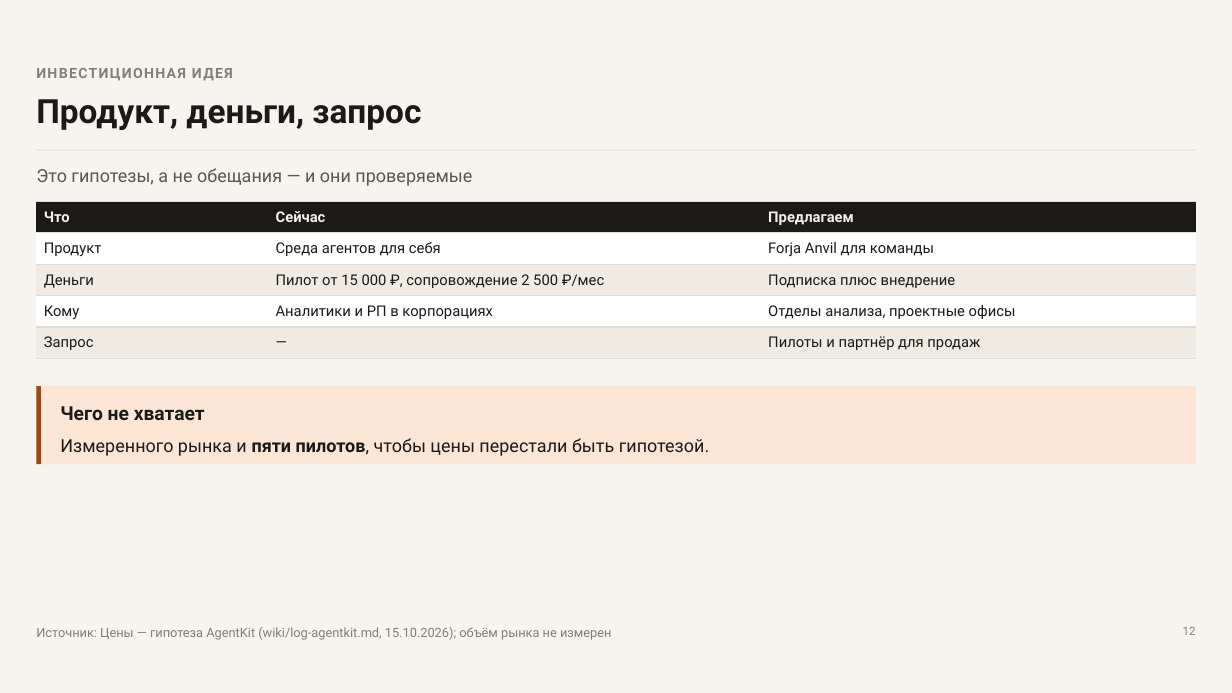
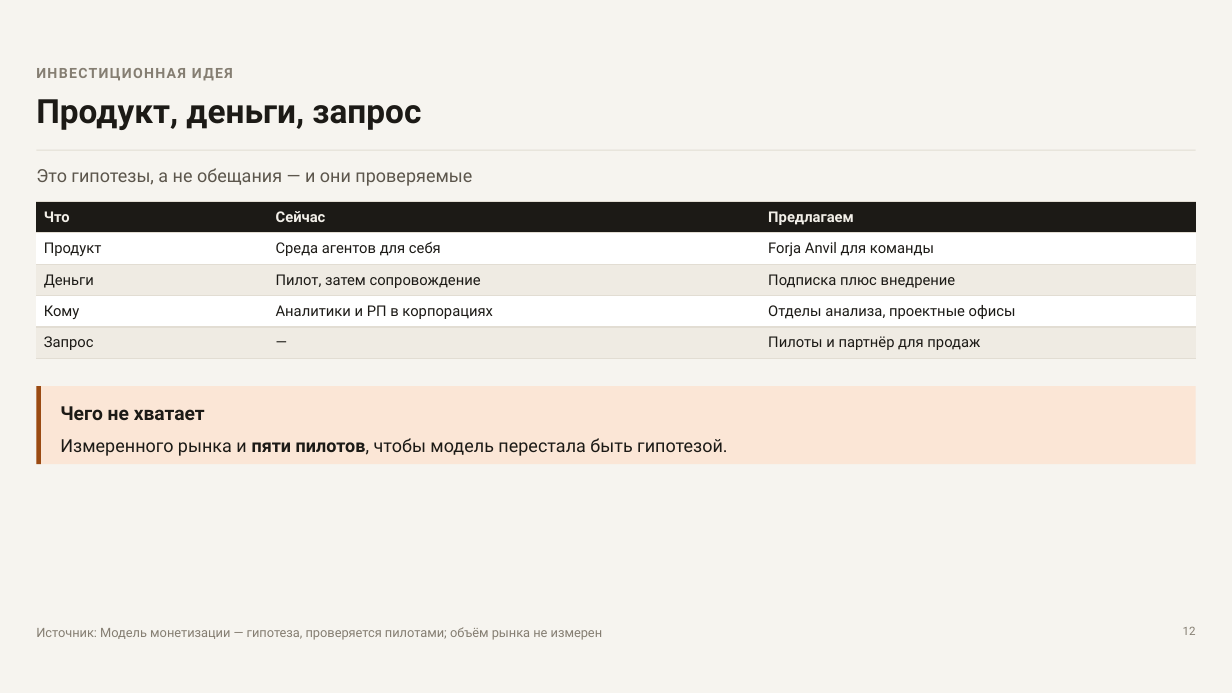
Before and after one commit to khsergey-afk/forja-zerocoder, a slide deck: slide 12 of docs/2026-11-01_forja-выпускной_доклад.pptx. Drawn at 1232x693 pixels with LibreOffice and Linux fonts; fonts in the diff are those of the drawing. Boxes give left, top, right and bottom in pixels: in the first picture for what was removed or moved away, otherwise in the second. Text is boxed around its words. In the diff, an @@ line names an element or a change of style, - is before the commit and + after.

```diff
--- a/docs/2026-11-01_forja-выпускной_доклад.pptx
+++ b/docs/2026-11-01_forja-выпускной_доклад.pptx
@@ table at (x1=36, y1=201, x2=1195, y2=359) @@
-row 3, column 2: Пилот от 15 000 ₽, сопровождение 2 500 ₽/мес
+row 3, column 2: Пилот, затем сопровождение
@@ text at (x1=60, y1=438, x2=727, y2=456): text changed @@
-Измеренного рынка и пяти пилотов, чтобы цены перестали быть гипотезой.
+Измеренного рынка и пяти пилотов, чтобы модель перестала быть гипотезой.
@@ text at (x1=36, y1=627, x2=603, y2=640): text changed @@
-Источник: Цены — гипотеза AgentKit (wiki/log-agentkit.md, 15.10.2026); объём рынка не измерен
+Источник: Модель монетизации — гипотеза, проверяется пилотами; объём рынка не измерен
```
Also in this commit, not shown: 2 other slides changed, 4 other files.
